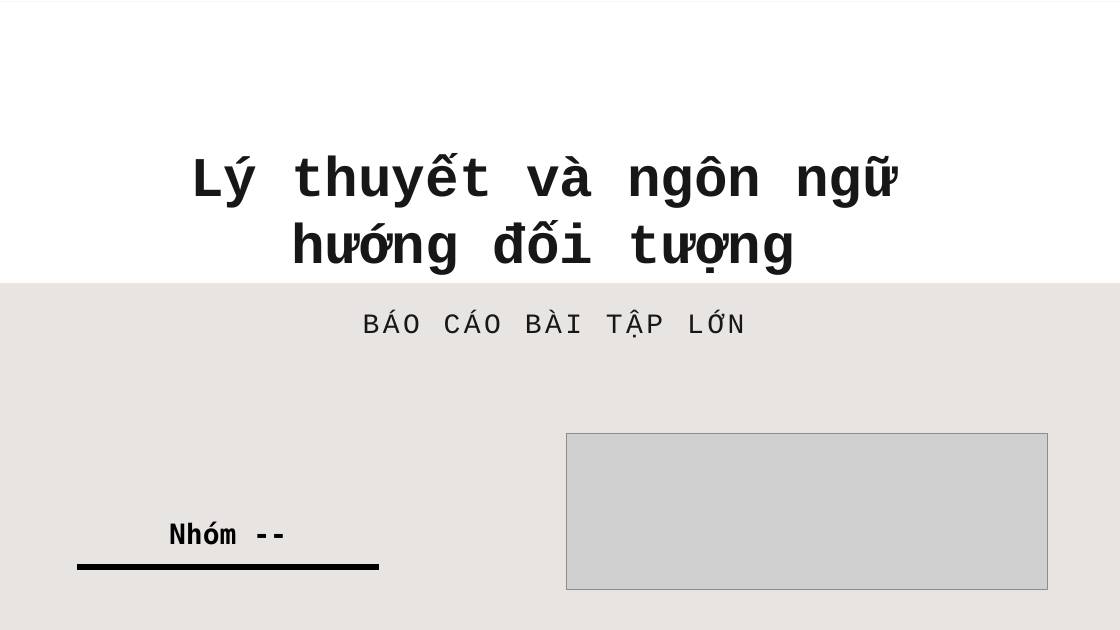
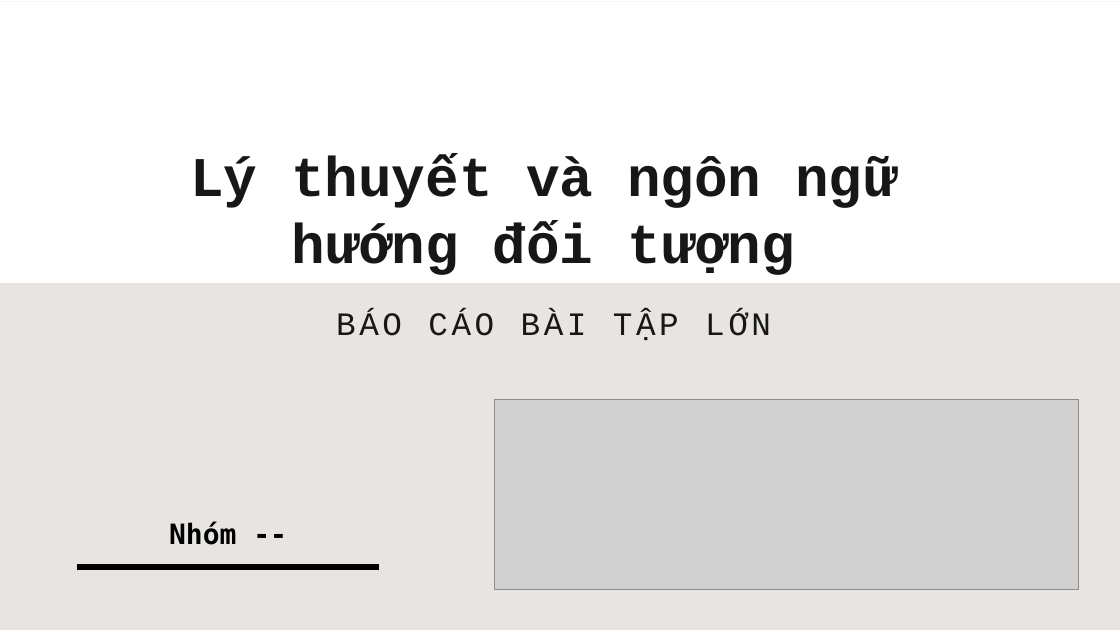
Before and after one commit to thanhhff/Cafe-Manager, a slide deck: slide 1 of report/FinalReport.pptx. Drawn at 1120x630 pixels with LibreOffice and Linux fonts; fonts in the diff are those of the drawing; grey boxes stand for pictures. Boxes give left, top, right and bottom in pixels: in the first picture for what was removed or moved away, otherwise in the second. Text is boxed around its words. In the diff, an @@ line names an element or a change of style, - is before the commit and + after.

```diff
--- a/report/FinalReport.pptx
+++ b/report/FinalReport.pptx
@@ text "BÁO CÁO BÀI TẬP LỚN" at (x1=336, y1=311, x2=771, y2=340): size 24 to 28 pt @@
@@ picture resized from (x1=567, y1=434, x2=1048, y2=590) to (x1=495, y1=400, x2=1079, y2=590) @@
```
Also in this commit, not shown: 10 other slides changed, 1 slide added.
